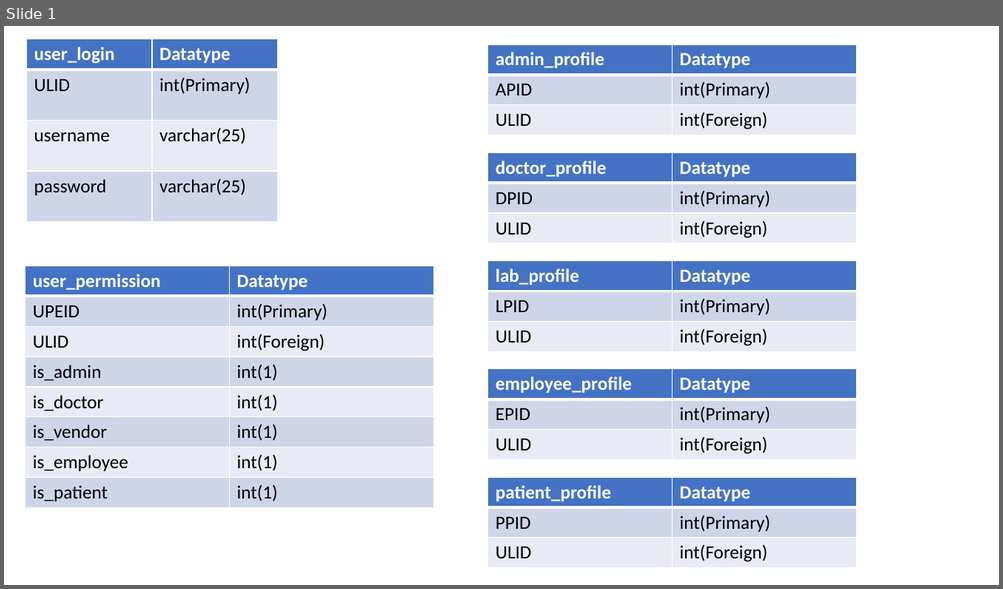
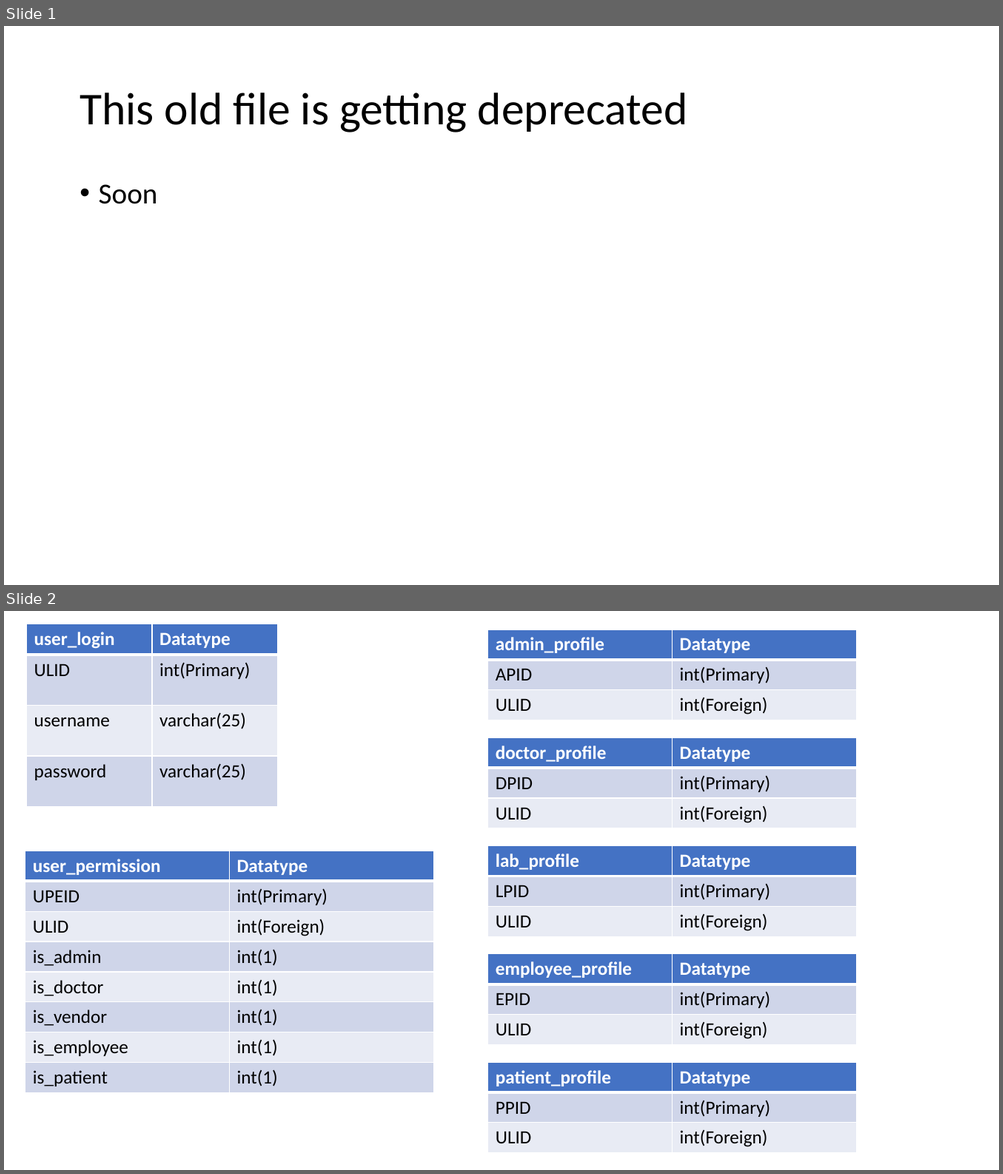
Before and after one commit to evanjam/CovidTestingSite, a slide deck: docs/tables_demo.pptx. Shown one above the other, each under a label of ours: slide 1 before the commit, slides 1 and 2 after it. The pictures are 1003x589 and 1003x1174 pixels, drawn with LibreOffice and Linux fonts; fonts in the diff are those of the drawing. Boxes give left, top, right and bottom in pixels: in the first picture for what was removed or moved away, otherwise in the second. Text is boxed around its words. In the diff, an @@ line names an element or a change of style, - is before the commit and + after.

```diff
--- a/docs/tables_demo.pptx
+++ b/docs/tables_demo.pptx
@@ slide 1 added at bbox=[4, 26, 999, 585], background #FFFFFF @@
@@ title added at bbox=[79, 93, 688, 133], 44 pt, text #000000 @@
+This old file is getting deprecated
@@ text added at bbox=[99, 184, 158, 204], 28 pt, text #000000 @@
+• Soon
@@ what was slide 1 is now slide 2 @@
```
Also in this commit, not shown: 1 slide changed, 1 other file.
